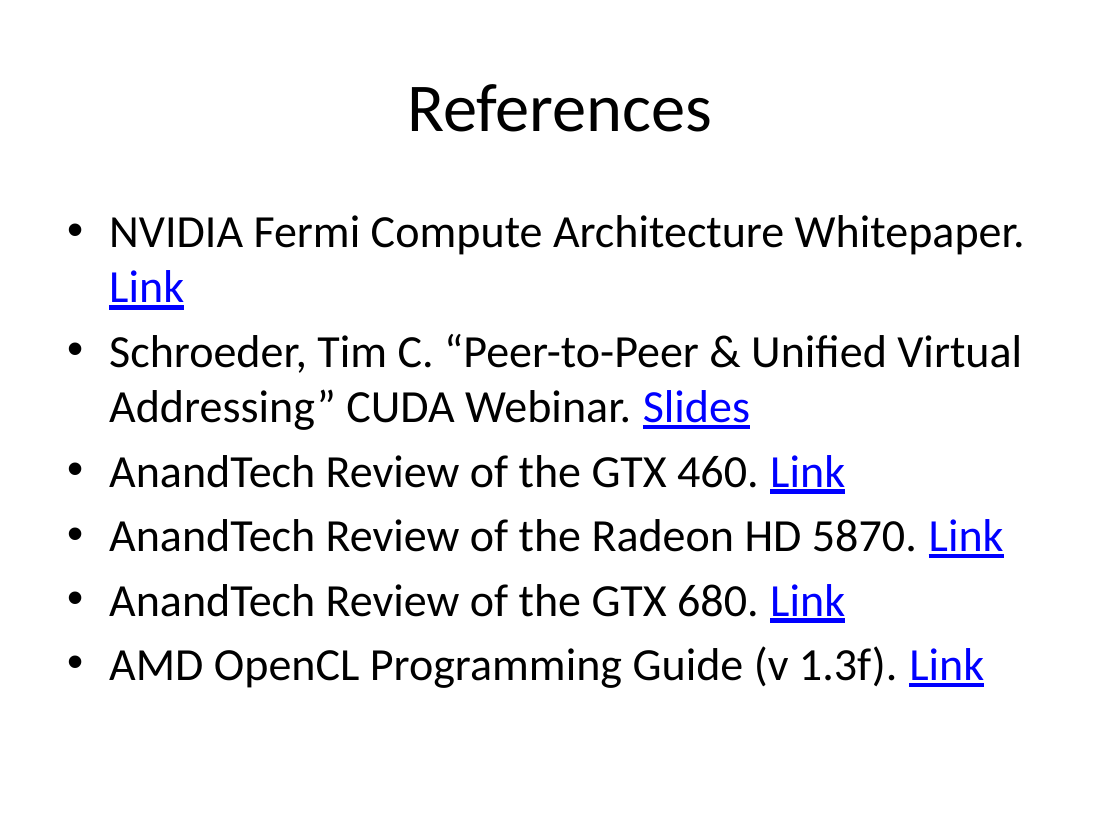
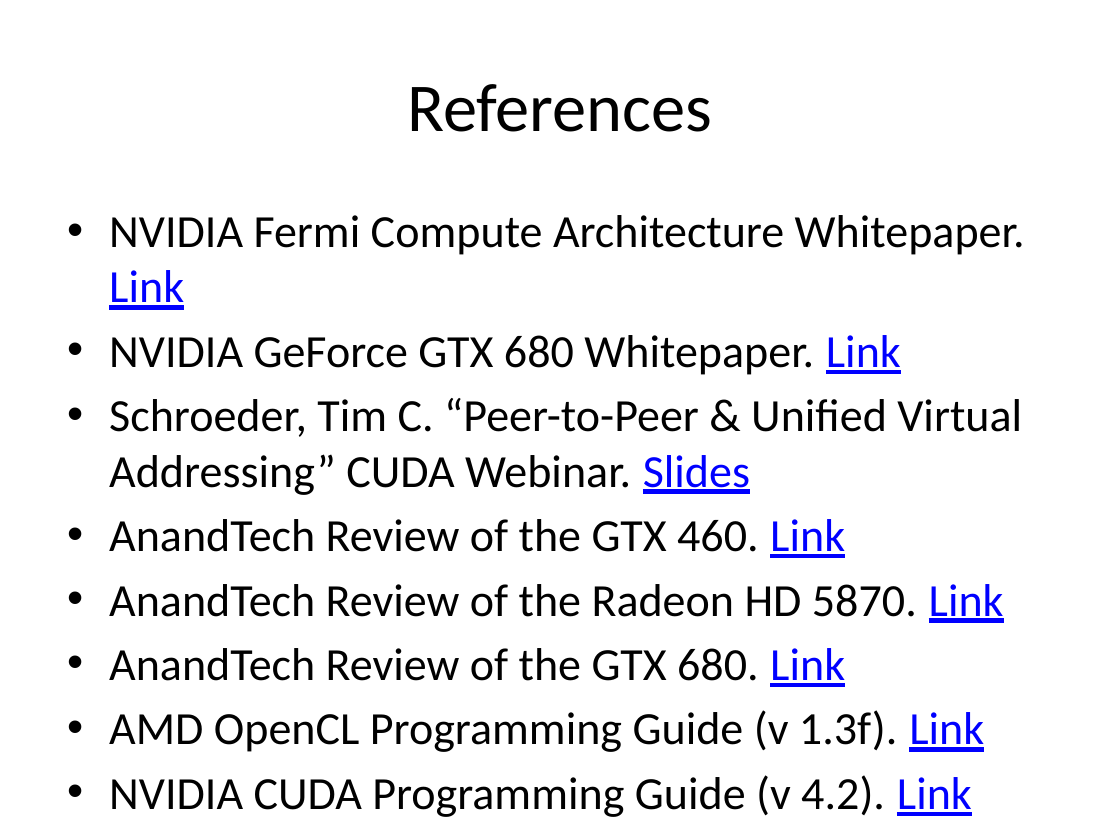
Before and after one commit to CIS565-Spring-2012/cis565-spring-2012.github.com, a slide deck: slide 33 of lectures/04-18-Modern-GPUs.pptx. Drawn at 1120x840 pixels with LibreOffice and Linux fonts; fonts in the diff are those of the drawing. Boxes give left, top, right and bottom in pixels: in the first picture for what was removed or moved away, otherwise in the second. Text is boxed around its words. In the diff, an @@ line names an element or a change of style, - is before the commit and + after.

```diff
--- a/lectures/04-18-Modern-GPUs.pptx
+++ b/lectures/04-18-Modern-GPUs.pptx
@@ text at bbox=[109, 335, 901, 375]: paragraph added @@
+• NVIDIA GeForce GTX 680 Whitepaper. Link
@@ text at bbox=[109, 775, 972, 817]: paragraph added @@
+• NVIDIA CUDA Programming Guide (v 4.2). Link
```
Also in this commit, not shown: 1 other slide changed, 1 other file.
